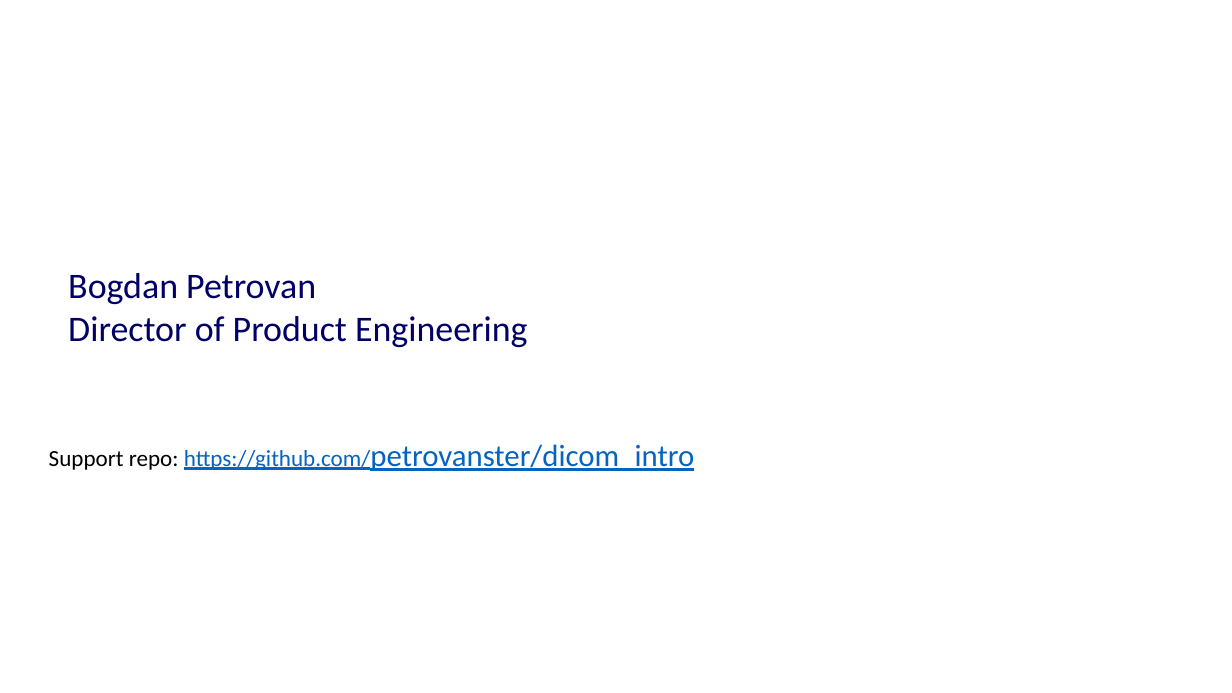
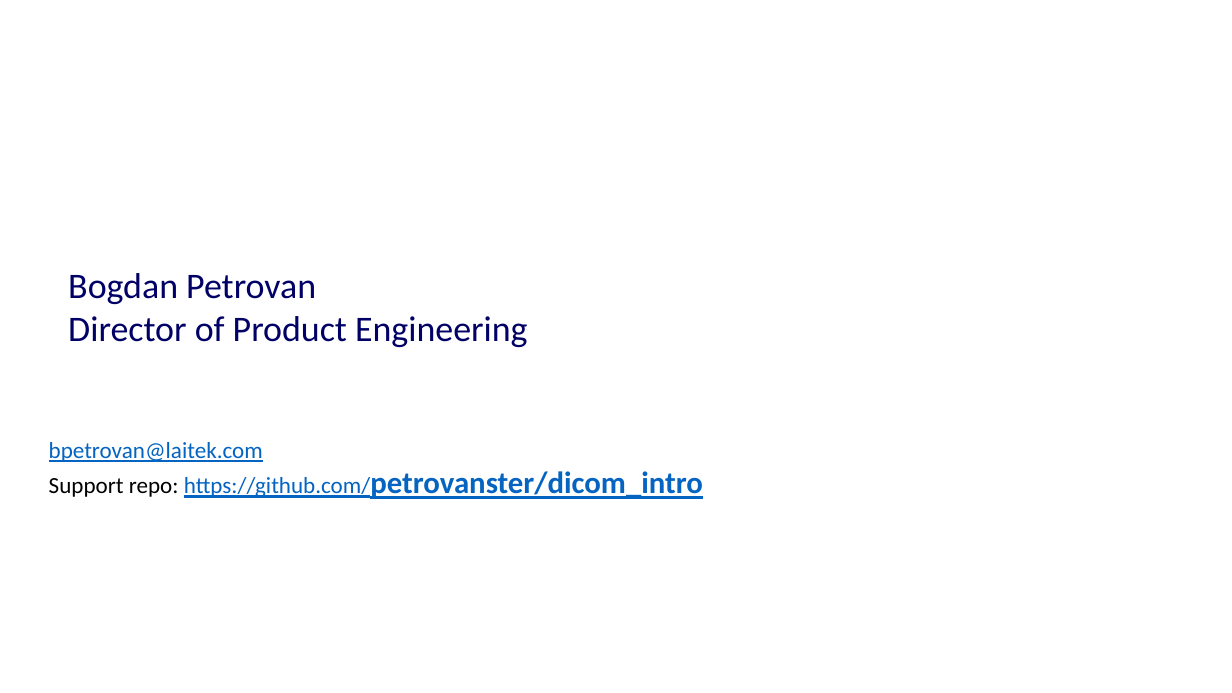
Before and after one commit to petrovanster/dicom_intro, a slide deck: slide 2 of presentation/(laitek) DICOM Intro Course.pptx. Drawn at 1232x693 pixels with LibreOffice and Linux fonts; fonts in the diff are those of the drawing; background and template pictures are left out. Boxes give left, top, right and bottom in pixels: in the first picture for what was removed or moved away, otherwise in the second. Text is boxed around its words. In the diff, an @@ line names an element or a change of style, - is before the commit and + after.

```diff
--- a/presentation/(laitek) DICOM Intro Course.pptx
+++ b/presentation/(laitek) DICOM Intro Course.pptx
@@ text at <box>49,442,263,462</box>: paragraph added @@
+bpetrovan@laitek.com
@@ text at <box>49,471,703,499</box>: bold on in "https://github.com/petrovanster/dicom_intro" @@
```
Also in this commit, not shown: 1 other slide changed, 1 slide removed, 1 other file.
